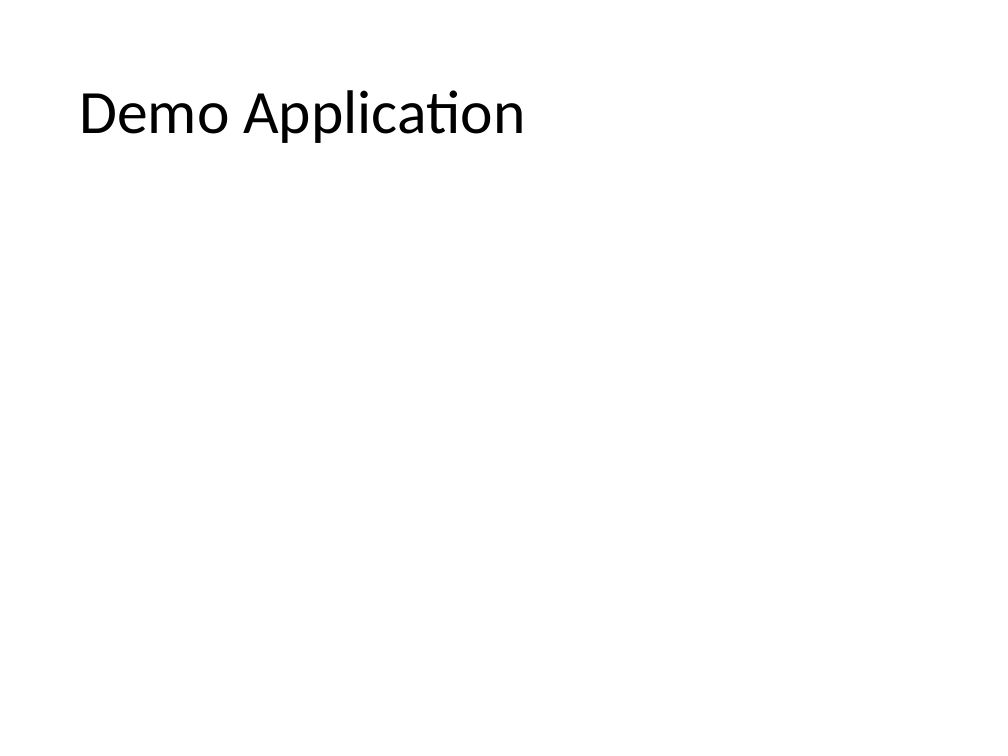
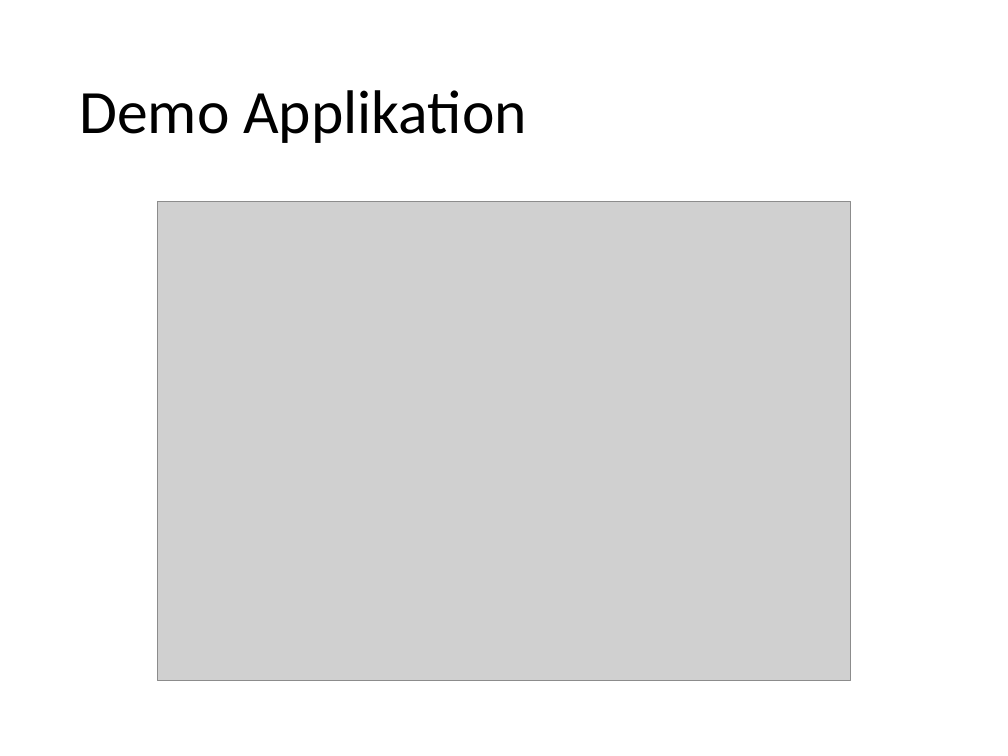
Before and after one commit to bernhardmgruber/soleap, a slide deck: slide 7 of doc/presentation/soleap.pptx. Drawn at 1008x756 pixels with LibreOffice and Linux fonts; fonts in the diff are those of the drawing; grey boxes stand for pictures. Boxes give left, top, right and bottom in pixels: in the first picture for what was removed or moved away, otherwise in the second. Text is boxed around its words. In the diff, an @@ line names an element or a change of style, - is before the commit and + after.

Commit message:
presentation draft

```diff
--- a/doc/presentation/soleap.pptx
+++ b/doc/presentation/soleap.pptx
@@ title at (79, 90, 526, 143): text changed @@
-Demo Application
+Demo Applikation
@@ picture added at (157, 202, 851, 681) @@
```
Also in this commit, not shown: 10 slides added, 4 slides removed.
